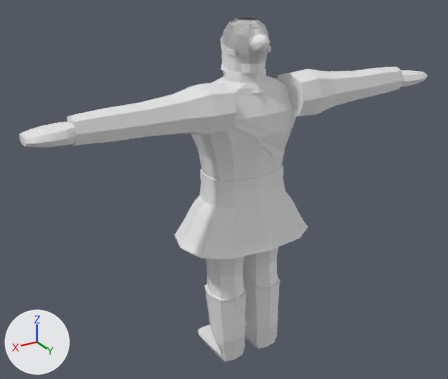
The Blender file art/models/characters/orc.blend, before and after one commit.
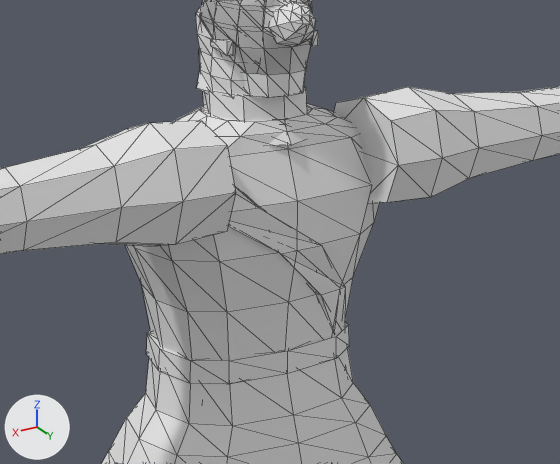
There are two pictures of each version: one whole from a 50 mm camera at (1.71, 2.66, 2.4) aimed at (0.08, -0.07, 1.03), one close up on the part from 31% to 83% of the width and 9% to 59% of the height. The lights are fixed; the arrows at lower left show +X, +Y and +Z. The first two pictures are the older version. The close-ups show mesh edges as thin lines.

In view in the first close-up: 'Body', 'Hair_Bound'.
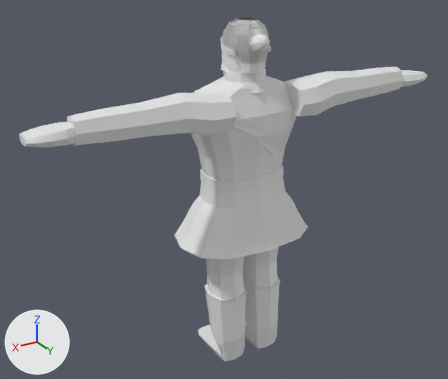
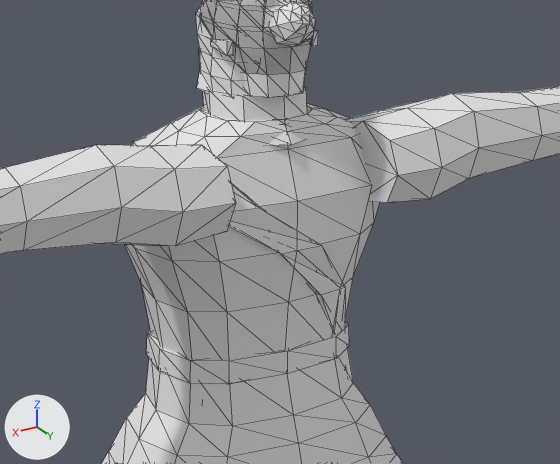
What differs and where, as boxes (x1, y1, x2, y2) in the close-ups (560 x 464 px; the box of a moved part takes in the faces that stretch with it):
part 1 of me_tunic, moved or reshaped: before (150, 121, 227, 149); after (96, 145, 226, 169)
part 2 of me_tunic, moved or reshaped: before (174, 146, 236, 202); after (114, 166, 235, 212)
part 3 of me_tunic, moved or reshaped: before (334, 98, 398, 203); after (355, 121, 398, 203)
part 4 of me_tunic, moved or reshaped: before (341, 89, 397, 102); after (348, 108, 404, 121)
part 5 of me_tunic, moved or reshaped (not visible afterwards): before (364, 87, 435, 120)
part 6 of me_tunic, moved or reshaped: before (391, 110, 442, 165); after (363, 108, 441, 202)
part 7 of me_tunic, moved or reshaped: before (80, 123, 235, 245); after (116, 204, 235, 246)
part 8 of me_tunic, moved or reshaped: before (387, 87, 479, 202); after (380, 93, 479, 199)

The change in detail:
me_tunic has 3416 vertices, 1782 faces and spans x -1.17..1.17, y -0.27..0.27, z 0.01..1.95.
me_tunic is used by ob_body; location (0.0, 0.0, 0.0).
Before the commit, vertices of me_tunic: 1021 (0.2, -0.01, 1.57), 1033 (0.2, 0.25, 1.57) at pixel (235, 192), 1045 (0.32, -0.01, 1.57), 1046 (0.32, -0.01, 1.57), 1047 (0.32, -0.01, 1.57).
Before the commit, vertices of me_tunic: 1049 (0.32, 0.02, 1.67) at pixel (126, 128), 1050 (0.32, 0.02, 1.67) at pixel (126, 128), 1057 (0.32, 0.21, 1.67) at pixel (174, 149), 1058 (0.32, 0.21, 1.67) at pixel (174, 149), 1061 (0.32, 0.25, 1.57) at pixel (182, 201).
Before the commit, vertices of me_tunic: 1062 (0.32, 0.25, 1.57) at pixel (182, 201), 1063 (0.32, 0.25, 1.57) at pixel (182, 201).
me_tunic part 1: the loose piece of 4 vertices spanning x 0.2..0.32, y 0.12..0.22, z 1.66..1.7 is moved by (0.0, 0.0, -0.04).
me_tunic part 2: the loose piece of 4 vertices spanning x 0.2..0.32, y 0.21..0.25, z 1.57..1.67 is moved by (0.0, 0.0, -0.03).
me_tunic part 3: the loose piece of 8 vertices spanning x -0.2, y -0.01..0.25, z 1.46..1.69 is scaled about its middle by (1, 1, 0.765), then moved by (0.0, 0.0, -0.02).
me_tunic part 4: the loose piece of 4 vertices spanning x -0.32..-0.2, y 0.02..0.12, z 1.66..1.7 is moved by (0.0, 0.0, -0.04).
me_tunic part 5: the loose piece of 4 vertices spanning x -0.32..-0.2, y 0.12..0.22, z 1.66..1.7 is moved by (0.0, 0.0, -0.04).
me_tunic part 6: the loose piece of 4 vertices spanning x -0.32..-0.2, y 0.21..0.25, z 1.57..1.67 is moved by (0.0, 0.0, -0.03).
Part 7, on me_tunic:
Vertices 1021, 1033, 1045, 1046, 1047, 1061, 1062, 1063 of me_tunic move by (0.0, 0.0, -0.02).
Vertices 1049, 1050, 1057, 1058 of me_tunic move by (0.0, 0.0, -0.04).
Vertex 1052 of me_tunic moves from (0.32, 0.12, 1.7) at pixel (149, 122) to (0.32, 0.12, 1.65) at pixel (150, 145).
Vertex 1053 of me_tunic moves from (0.32, 0.12, 1.7) at pixel (149, 122) to (0.32, 0.12, 1.65) at pixel (150, 145).
me_tunic part 8: 16 of 3416 vertices moved; they spanned x -0.32..-0.2, y -0.01..0.25, z 1.46..1.7 and now span x -0.32..-0.2, y -0.01..0.25, z 1.46..1.65; mean shift (0.0, 0.0, -0.03); largest move (-0.32, 0.12, 1.7) -> (-0.32, 0.12, 1.65).
